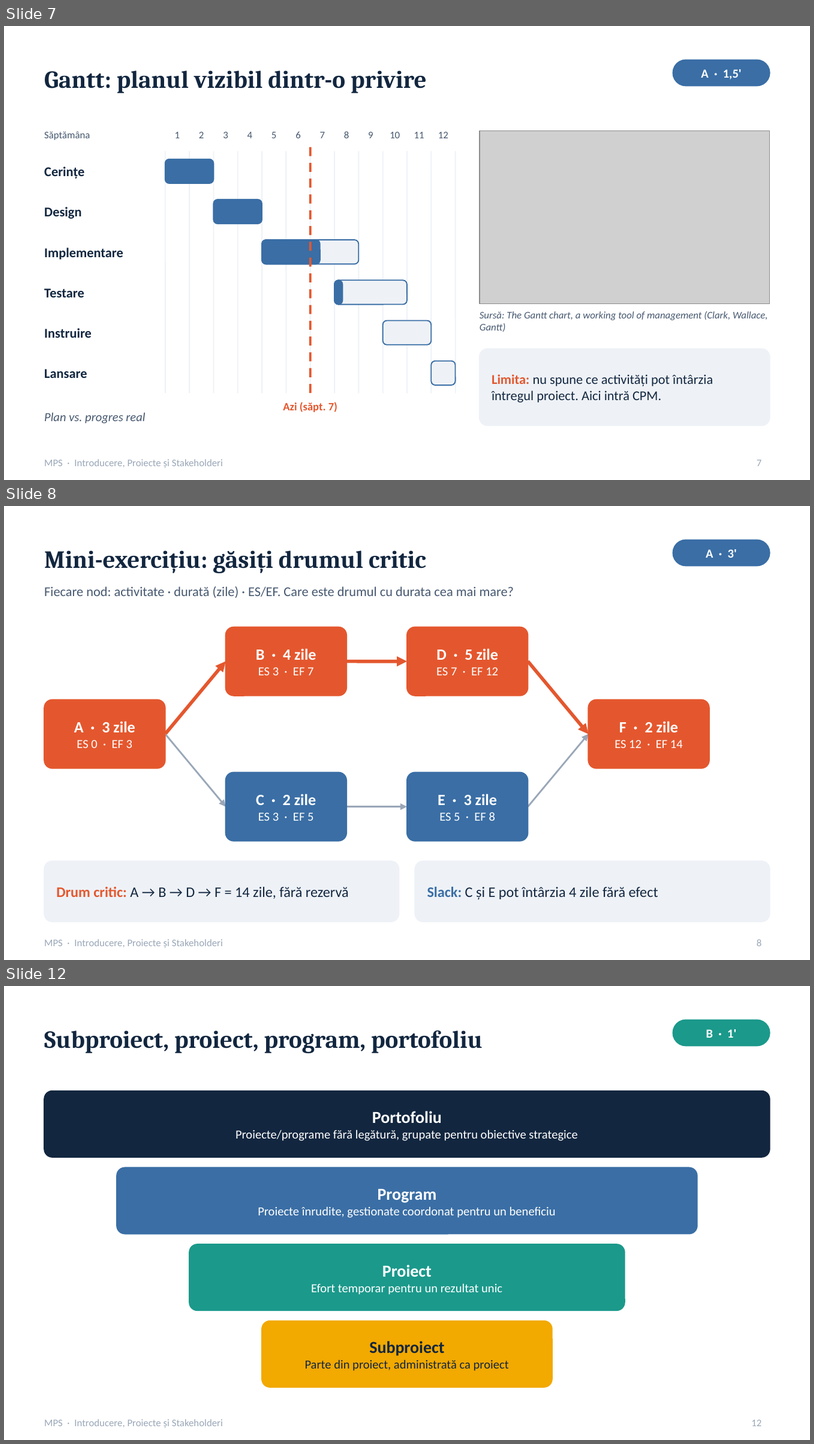
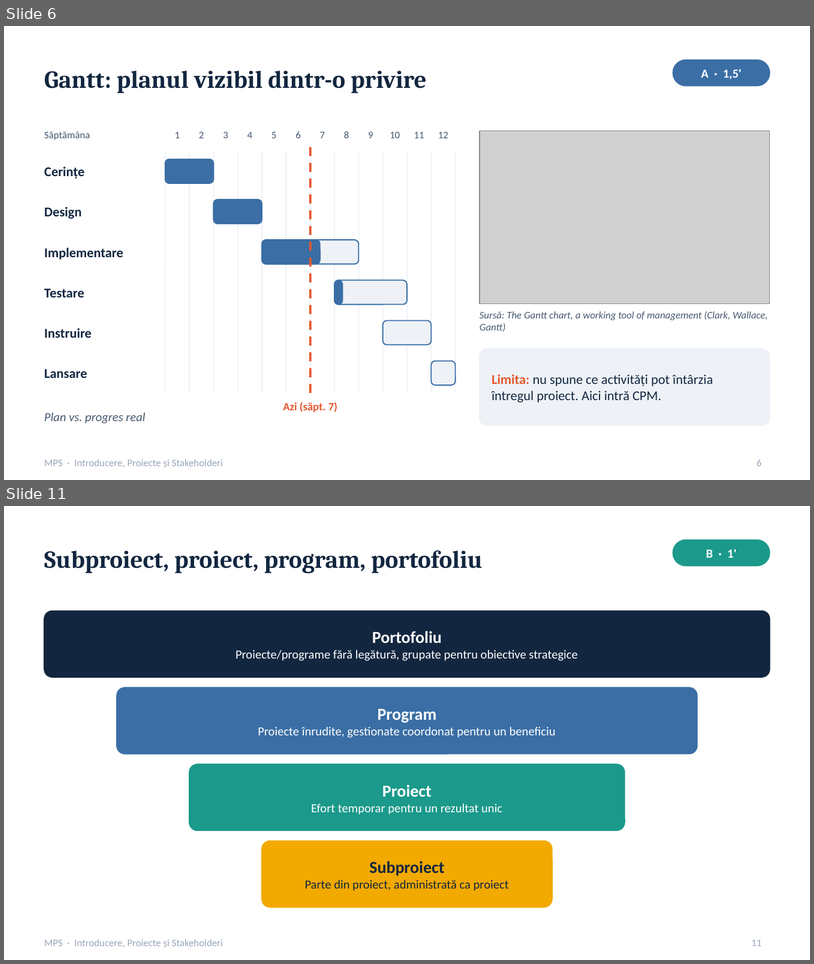
Before and after one commit to dobrinz123/PREZENTARE_MPS, a slide deck: Prezentare_MPS.pptx. Shown one above the other, each under a label of ours: slides 7, 8 and 12 before the commit, slides 6 and 11 after it; the slides between them are not shown. The pictures are 814x1444 and 814x964 pixels, drawn with LibreOffice and Linux fonts; fonts in the diff are those of the drawing; grey boxes stand for pictures. Boxes give left, top, right and bottom in pixels: in the first picture for what was removed or moved away, otherwise in the second. Text is boxed around its words. In the diff, an @@ line names an element or a change of style, - is before the commit and + after.

```diff
--- a/Prezentare_MPS.pptx
+++ b/Prezentare_MPS.pptx
@@ slide 8 removed at [4, 506, 810, 960], background #FFFFFF; not listed: 1 template element that a slide beside it also shows @@
@@ rounded rectangle removed at [674, 540, 770, 565] @@
@@ title removed at [44, 550, 426, 573] @@
-Mini-exercițiu: găsiți drumul critic
@@ text removed at [706, 549, 737, 558] @@
-A · 3'
@@ text removed at [44, 586, 515, 598] @@
-Fiecare nod: activitate · durată (zile) · ES/EF. Care este drumul cu durata cea mai mare?
@@ rounded rectangle removed at [226, 627, 347, 696] @@
@@ rounded rectangle removed at [407, 627, 528, 696] @@
@@ text removed at [256, 648, 316, 675] @@
-B · 4 zile
-ES 3 · EF 7
@@ text removed at [437, 648, 498, 675] @@
-D · 5 zile
-ES 7 · EF 12
@@ arrow removed from (165, 734) to (226, 661) @@
@@ arrow removed from (347, 661) to (407, 661) @@
@@ arrow removed from (528, 661) to (588, 734) @@
@@ rounded rectangle removed at [44, 700, 165, 768] @@
@@ rounded rectangle removed at [588, 700, 710, 768] @@
@@ text removed at [74, 721, 135, 748] @@
-A · 3 zile
-ES 0 · EF 3
@@ text removed at [615, 721, 683, 748] @@
-F · 2 zile
-ES 12 · EF 14
@@ arrow removed from (165, 734) to (226, 807) @@
@@ arrow removed from (528, 807) to (588, 734) @@
@@ rounded rectangle removed at [226, 772, 347, 841] @@
@@ rounded rectangle removed at [407, 772, 528, 841] @@
@@ text removed at [256, 793, 316, 820] @@
-C · 2 zile
-ES 3 · EF 5
@@ text removed at [438, 793, 497, 820] @@
-E · 3 zile
-ES 5 · EF 8
@@ arrow removed from (347, 807) to (407, 807) @@
@@ rounded rectangle removed at [44, 861, 399, 921] @@
@@ rounded rectangle removed at [415, 861, 770, 921] @@
@@ text removed at [56, 886, 349, 898] @@
-Drum critic: A → B → D → F = 14 zile, fără rezervă
@@ text removed at [428, 886, 659, 900] @@
-Slack: C și E pot întârzia 4 zile fără efect
@@ page number removed at [757, 939, 762, 946] @@
-8
@@ what was slide 7 is now slide 6 @@
@@ page number at [757, 459, 762, 466]: text changed @@
-7
+6
@@ what was slide 12 is now slide 11 @@
@@ page number at [752, 939, 762, 946]: text changed @@
-12
+11
```
Also in this commit, not shown: 9 slides changed, 2 slides added, 2 other slides removed, 3 other files.
